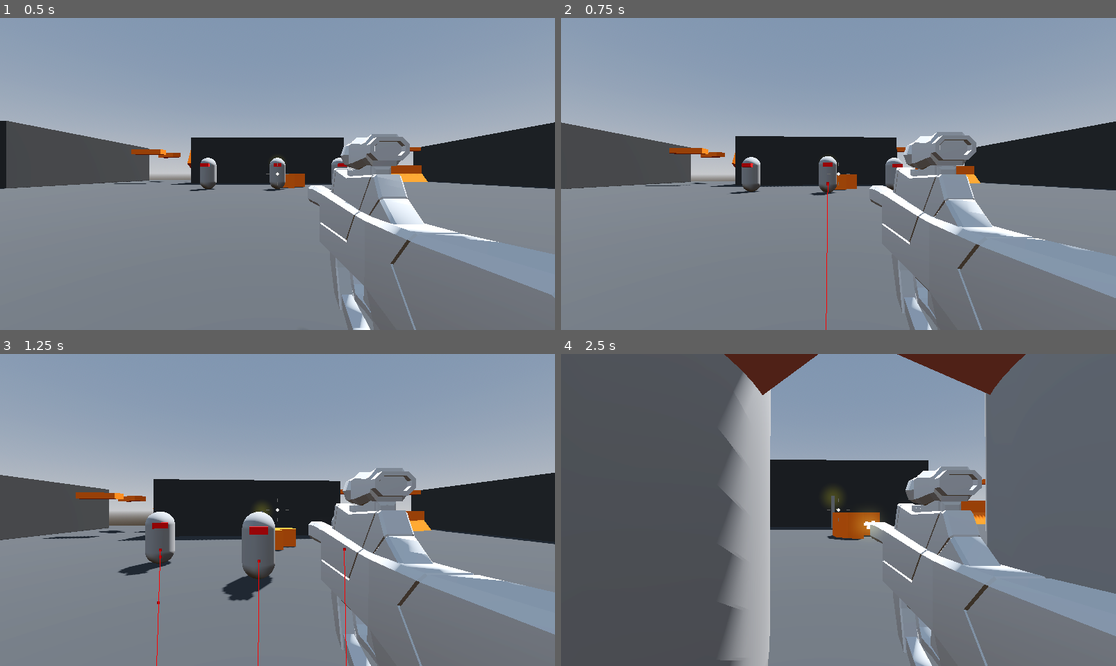
Above: before the commit, frames 1-4 (two rows, left to right).
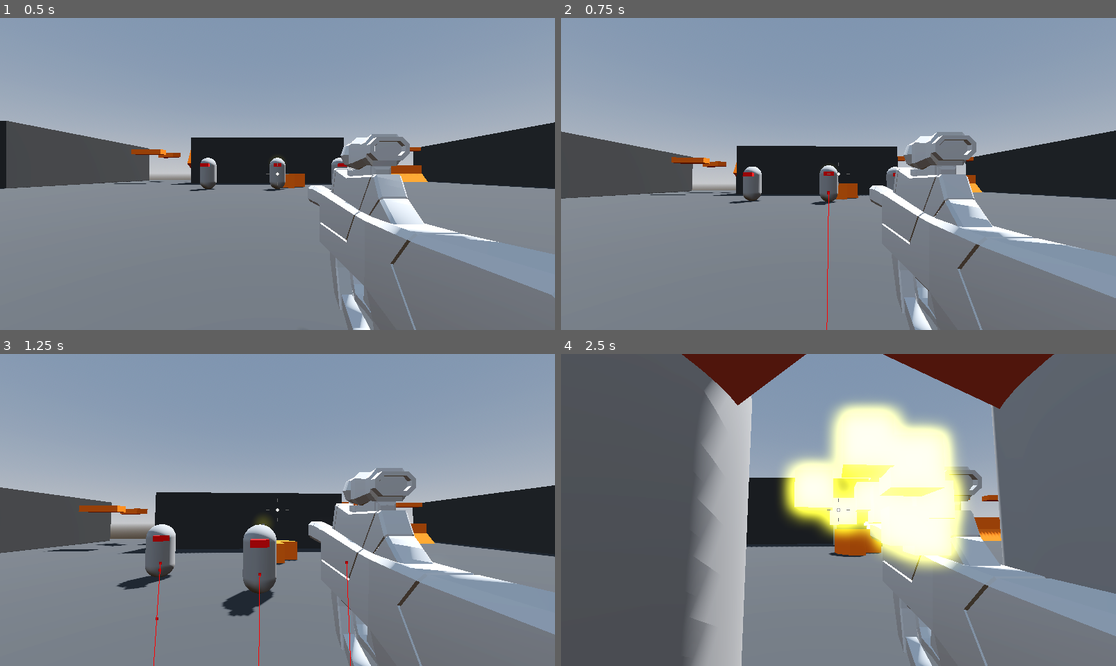
Above: after the commit, the same moments.

Repository: AlexanderMendivil/robo-rampage
Game: Godot game, scene res://levels/SandBox.tscn
Two runs of this game, one before a commit and one after it. Both use one fixed random seed, a clock stepped at 60 frames per second and the inputs below.
Inputs (mouse positions are in pixels of both pictures, inside the frame that each line leads up to):
- Up to frame 1 (0.5 s): no input
- Up to frame 2 (0.75 s): move the mouse to (866, 174) at 0.52 s; press the mouse at (866, 174) at 0.53 s; hold W (move_forward) from 0.53 s (still down)
- Up to frame 3 (1.25 s): keep holding W (move_forward); tap Space (jump) at 0.77 s
- Up to frame 4 (2.5 s): keep holding W (move_forward); move the mouse to (810, 510) at 1.27 s; release the mouse at (810, 510) at 1.28 s; click (810, 510) at 1.35 s; tap Space (jump) at 1.52 s; move the mouse to (849, 503) at 2.02 s; press the mouse at (849, 503) at 2.03 s

Frame 1 is identical in both runs. In frame 2, 6.8% of the frame differs, in the area x 0-100%, y 33-100%; in frame 3, 11%; in frame 4, 29%, in the area x 21-89%, y 0-100%.

Commit message:
Addded recoil to camera

Diff:
--- a/player/SmoothCamera.gd
+++ b/player/SmoothCamera.gd
@@ -1,5 +1,5 @@
 extends Camera3D
-
+class_name PlayerCamera
 @export var speed := 44.0
 
 
--- a/player/player.tscn
+++ b/player/player.tscn
@@ -20,7 +20,7 @@
 
 [node name="CameraPivot" type="Node3D" parent="."]
 
-[node name="SmoothCamera" type="Camera3D" parent="CameraPivot"]
+[node name="SmoothCamera" type="Camera3D" parent="CameraPivot" groups=["CAMERA"]]
 transform = Transform3D(1, 0, 0, 0, 0.997989, 0.0633828, 0, -0.0633828, 0.997989, 0, 0.5, 0)
 top_level = true
 script = ExtResource("2_dw4v6")
--- a/sparks.tscn
+++ b/sparks.tscn
@@ -21,6 +21,21 @@
 
 [sub_resource type="BoxMesh" id="BoxMesh_ajf4n"]
 size = Vector3(0.1, 0.1, 0.1)
+
+[sub_resource type="Animation" id="Animation_4fbn8"]
+length = 0.001
+tracks/0/type = "value"
+tracks/0/imported = false
+tracks/0/enabled = true
+tracks/0/path = NodePath(".:emitting")
+tracks/0/interp = 1
+tracks/0/loop_wrap = true
+tracks/0/keys = {
+"times": PackedFloat32Array(0),
+"transitions": PackedFloat32Array(1),
+"update": 1,
+"values": [false]
+}
 
 [sub_resource type="Animation" id="Animation_vsk58"]
 resource_name = "spark"
@@ -51,21 +66,6 @@
 }]
 }
 
-[sub_resource type="Animation" id="Animation_4fbn8"]
-length = 0.001
-tracks/0/type = "value"
-tracks/0/imported = false
-tracks/0/enabled = true
-tracks/0/path = NodePath(".:emitting")
-tracks/0/interp = 1
-tracks/0/loop_wrap = true
-tracks/0/keys = {
-"times": PackedFloat32Array(0),
-"transitions": PackedFloat32Array(1),
-"update": 1,
-"values": [false]
-}
-
 [sub_resource type="AnimationLibrary" id="AnimationLibrary_h6ovt"]
 _data = {
 "RESET": SubResource("Animation_4fbn8"),
--- a/weapons/hit_scan_weapon.gd
+++ b/weapons/hit_scan_weapon.gd
@@ -10,9 +10,10 @@
 @export var wepaon_damage: float = 0.0
 @export var weapon_mesh: Node3D
 @export var sparks: PackedScene
-# Called when the node enters the scene tree for the first time.
+
+var player_camera: Camera3D
 func _ready():
-	pass # Replace with function body.
+	player_camera = get_tree().get_first_node_in_group("CAMERA")
 
 
 func _process(delta):
@@ -26,6 +27,8 @@
 	muzzle_flash.restart()
 	cooldown_timer.start(1.0 / fire_rate)
 	weapon_mesh.position.z += recoil
+	player_camera.rotation.x += recoil
+	player_camera.rotation.y += (recoil * 0.1)
 	var collider: Object = ray_cast_3d.get_collider()
 	if collider is Enemy:
 		collider.hitpoint -= wepaon_damage
